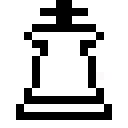
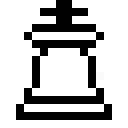
Comparing the layer stacks of the two 128 × 128 images. Changes:
painted on "Background" over [48, 40, 80, 48]
